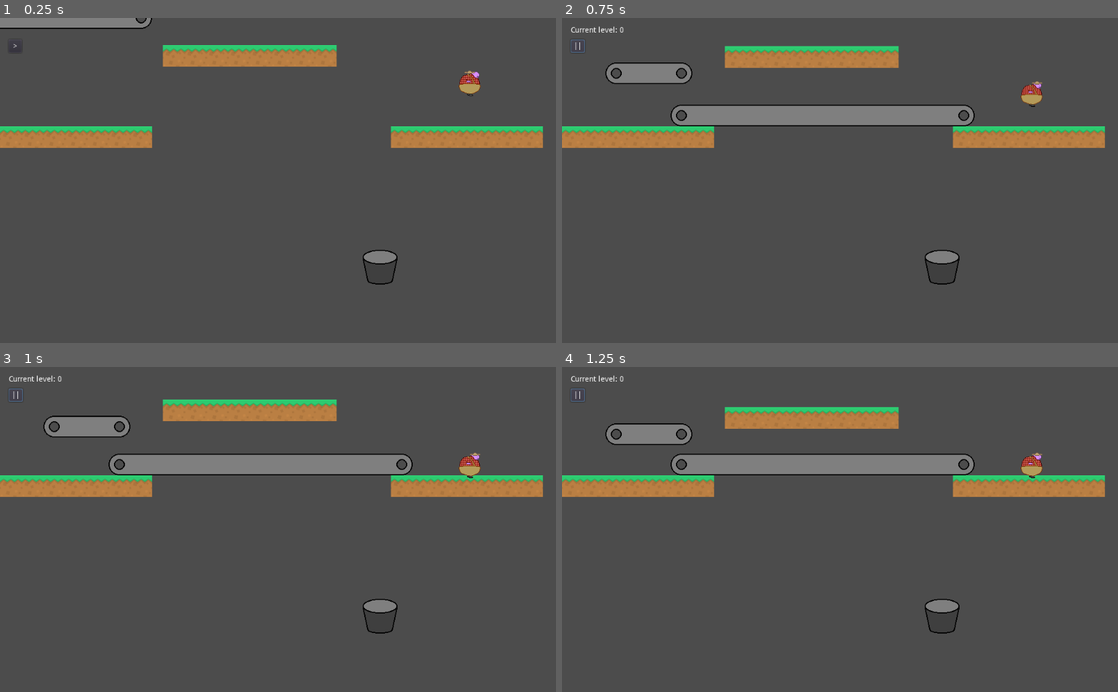
Above: before the commit, frames 1-4 (two rows, left to right).
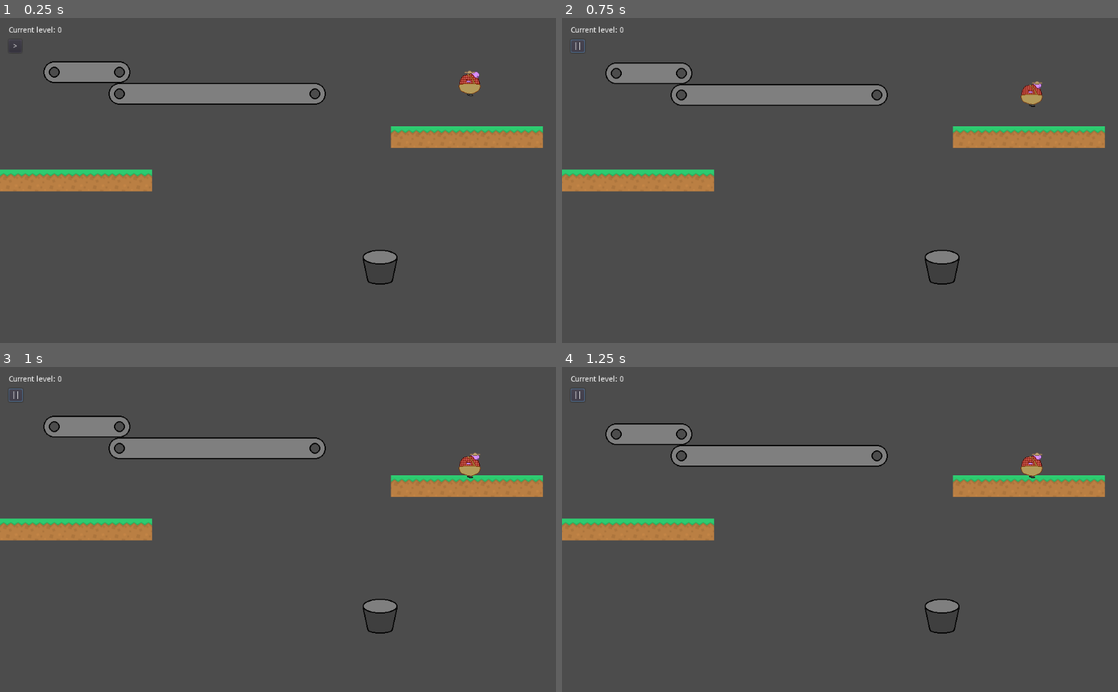
Above: after the commit, the same moments.

Repository: carsonswope/gmtk-jam
Game: Godot game, scene res://MainScene.tscn
Same seed, same stepped clock (60 frames per second), same inputs: the game is played once before the commit and once after it.
Inputs:
- Up to frame 1 (0.25 s): no input
- Up to frame 2 (0.75 s): click ">" at 0.5 s
- Up to frame 3 (1 s): no input
- Up to frame 4 (1.25 s): no input

The runs differ from the first frame. In frame 1, 10% of the frame differs, in the area x 0-61%, y 0-54%; in frame 2, 11%, in the area x 0-75%, y 8-54%; in frame 3, 11%; in frame 4, 9.1%.

Commit message:
fix stop/start functionality

Diff:
--- a/MainScene.gd
+++ b/MainScene.gd
@@ -24,9 +24,11 @@
 		remove_child(current_level)
 	current_level_idx = level_idx
 	current_level = LEVELS[current_level_idx].instance()
+	current_level.pause_mode = PAUSE_MODE_STOP
 	add_child(current_level)
 	current_game_state = GameState.LEVEL_START
 	get_tree().paused = true
+
 
 
 func _ready():
@@ -69,3 +71,5 @@
 		$gui_root/play_pause_button.set_text('>')
 	elif current_game_state == GameState.LEVEL_RUNNING:
 		$gui_root/play_pause_button.set_text('||')
+	else:
+		print('huh?')
--- a/MainScene.tscn
+++ b/MainScene.tscn
@@ -3,6 +3,7 @@
 [ext_resource path="res://MainScene.gd" type="Script" id=3]
 
 [node name="MainScene" type="Node2D"]
+pause_mode = 2
 script = ExtResource( 3 )
 
 [node name="gui_root" type="Node2D" parent="."]
@@ -10,6 +11,7 @@
 position = Vector2( 16, 16 )
 
 [node name="play_pause_button" type="Button" parent="gui_root"]
+pause_mode = 2
 margin_top = 24.0
 margin_right = 24.0
 margin_bottom = 48.0
--- a/PlatformContainer.gd
+++ b/PlatformContainer.gd
@@ -26,6 +26,8 @@
 		c.position -= center_of_gravity
 	#center the tile transform on the center of gravity as well
 	$tiles.set_custom_transform(Transform2D(Vector2(TILE_SIZE,0.0),Vector2(0.0,TILE_SIZE),-center_of_gravity))
+	$tiles.position = $body.position
+	$tiles.rotation = $body.rotation
 
 func _process(delta):
 	$tiles.position = $body.position
--- a/TilePlatform.gd
+++ /dev/null
@@ -1,60 +0,0 @@
-extends Node2D
-
-const Tile = preload("res://Tile.tscn")
-
-const EMPTY_TILE = ' '
-const PLATFORM_TILE = 'x'
-
-const TILE_SIZE = 40
-
-# Called when the node enters the scene tree for the first time.
-func _ready():
-	pass
-
-
-func initialize(shape, dynamic):
-
-	if dynamic:
-		$body.set_mode(0) # MODE_RIGID
-	else:
-		$body.set_mode(1) # MODE_STATIC
-
-	#var tiles = []
-	var tile_positions = []
-	for r in range(shape.size()):
-		for c in range(shape[r].length()):
-			var tile_id = shape[r][c]
-			if tile_id == EMPTY_TILE:
-				pass
-
-			elif tile_id == PLATFORM_TILE:
-				var pos = Vector2(
-					(TILE_SIZE/2) + (c*TILE_SIZE),
-					(TILE_SIZE/2) + (r*TILE_SIZE))
-				tile_positions.append(pos)
-				var t = Tile.instance()
-				var t_kids = t.get_children()
-				for child in t_kids:
-					t.remove_child(child)
-					$body.add_child(child)
-					child.position = pos
-				# **delete t**
-			else:
-				print('unknown tile id ', tile_id)
-				assert(false)
-
-	# get where the center of gravity should be... is this the right calculation??
-	var center_of_gravity = Vector2(0, 0)
-	for p in tile_positions:
-		center_of_gravity += p
-	center_of_gravity /= tile_positions.size()
-
-	for c in $body.get_children():
-		c.position -= center_of_gravity
-
-	$body.position += center_of_gravity
-
-
-# Called every frame. 'delta' is the elapsed time since the previous frame.
-#func _process(delta):
-#		pass
--- a/TilePlatform.tscn
+++ /dev/null
@@ -1,8 +0,0 @@
-[gd_scene load_steps=2 format=2]
-
-[ext_resource path="res://TilePlatform.gd" type="Script" id=1]
-
-[node name="Node2D" type="Node2D"]
-script = ExtResource( 1 )
-
-[node name="body" type="RigidBody2D" parent="."]
--- a/levels/level_1.gd
+++ b/levels/level_1.gd
@@ -1,23 +1,5 @@
 extends Node2D
-
-const TilePlatform = preload("res://TilePlatform.tscn")
-
-export var complete = false
 
 # Called when the node enters the scene tree for the first time.
 func _ready():
-	#MusicController.play_music()
-
-	var p0 = TilePlatform.instance()
-	add_child(p0)
-	var p0_shape = [
-		'xxxxxxxx',
-	]
-	p0.initialize(p0_shape, true)
-	p0.position.y = 50
-	p0.position.x = 300
-
-
-# Called every frame. 'delta' is the elapsed time since the previous frame.
-#func _process(delta):
-#	pass
+	pass
--- a/levels/level_1.tscn
+++ b/levels/level_1.tscn
@@ -38,25 +38,25 @@
 position = Vector2( 980, 220 )
 
 [node name="Node2D9" parent="." instance=ExtResource( 4 )]
-position = Vector2( 60, 220 )
+position = Vector2( 60, 300 )
 
 [node name="Node2D10" parent="." instance=ExtResource( 4 )]
-position = Vector2( 100, 220 )
+position = Vector2( 100, 300 )
 
 [node name="Node2D11" parent="." instance=ExtResource( 4 )]
-position = Vector2( 140, 220 )
+position = Vector2( 140, 300 )
 
 [node name="Node2D12" parent="." instance=ExtResource( 4 )]
-position = Vector2( 180, 220 )
+position = Vector2( 180, 300 )
 
 [node name="Node2D13" parent="." instance=ExtResource( 4 )]
-position = Vector2( 220, 220 )
+position = Vector2( 220, 300 )
 
 [node name="Node2D14" parent="." instance=ExtResource( 4 )]
-position = Vector2( 260, 220 )
+position = Vector2( 260, 300 )
 
 [node name="Node2D16" parent="." instance=ExtResource( 4 )]
-position = Vector2( 20, 220 )
+position = Vector2( 20, 300 )
 
 [node name="Platform 1" parent="." instance=ExtResource( 5 )]
 
@@ -66,7 +66,7 @@
 [node name="Platform 2" parent="." instance=ExtResource( 5 )]
 
 [node name="tiles" parent="Platform 2" index="0"]
-tile_data = PoolIntArray( 262149, 0, 0, 262150, 4, 0, 262151, 4, 0, 262152, 4, 0, 262153, 4, 0, 262154, 4, 0, 262155, 4, 0, 262156, 4, 0, 262157, 4, 0, 262158, 4, 0, 262159, 4, 0, 262160, 4, 0, 262161, 4, 0, 262162, 2, 0 )
+tile_data = PoolIntArray( 196613, 0, 0, 196614, 4, 0, 196615, 4, 0, 196616, 4, 0, 196617, 4, 0, 196618, 4, 0, 196619, 4, 0, 196620, 4, 0, 196621, 4, 0, 196622, 2, 0 )
 
 [editable path="Platform 1"]
 [editable path="Platform 2"]
--- a/levels/level_2.gd
+++ b/levels/level_2.gd
@@ -1,38 +1,8 @@
 extends Node2D
-
-
-# Declare member variables here. Examples:
-# var a = 2
-# var b = "text"
-
 
 # Called when the node enters the scene tree for the first time.
 func _ready():
-	#MusicController.play_music()
-
-
-	var p0 = preload("res://TilePlatform.tscn").instance()
-	var p0_shape = [
-		'xxxx',
-		'x   ',
-		'xxxx'
-	]
-	p0.initialize(p0_shape, false)
-	p0.position.y = 350
-	p0.position.x = 100
-	add_child(p0)
-
-	var p1 = preload("res://TilePlatform.tscn").instance()
-	var p1_shape = [
-		' xx ',
-		'x xx',
-		'xxxx'
-	]
-	p1.initialize(p1_shape, true)
-	p1.position.y = 150
-	p1.position.x = 600
-	add_child(p1)
-
+	pass
 
 # Called every frame. 'delta' is the elapsed time since the previous frame.
 #func _process(delta):
--- a/levels/level_2.tscn
+++ b/levels/level_2.tscn
@@ -11,4 +11,4 @@
 position = Vector2( 90.7692, 133.484 )
 
 [node name="NextLevel" parent="." instance=ExtResource( 3 )]
-position = Vector2( 362.541, 445.303 )
+position = Vector2( 480, 224 )
Not shown: 2 places in PlatformContainer.tscn that only renumber resources
